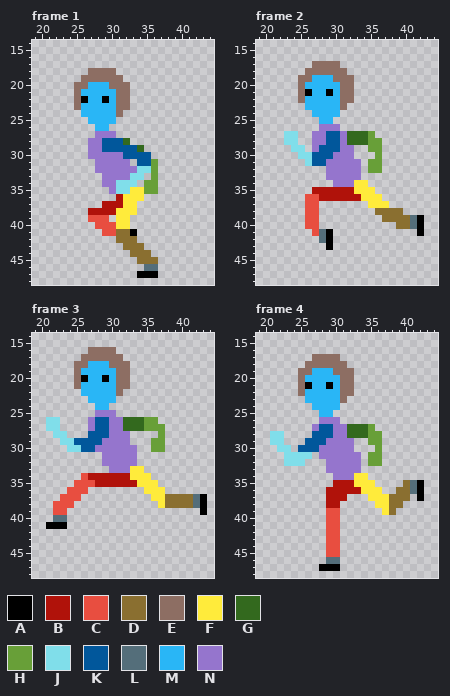
Pixel-art file, stored at The Fallen Guardian/Assets/Art/Characters/Player/Move/Player_Move_Left.aseprite. The picture above is the old version.
64x64 pixels, 8 frames. Shown: frame 1: x 19..44, y 14..48; frame 2: x 19..44, y 14..48; frame 3: x 19..44, y 14..48; frame 4: x 19..44, y 14..48. The commit also changed other frames, which this record leaves out.
Palette (. is transparent): A #000000  B #b0120a  C #e84e40  D #8a6f30  E #8d6e63  F #ffeb3b  G #33691e  H #689f38  J #80deea  K #01579b  L #546e7a  M #29b6f6  N #9575cd
And afterwards:
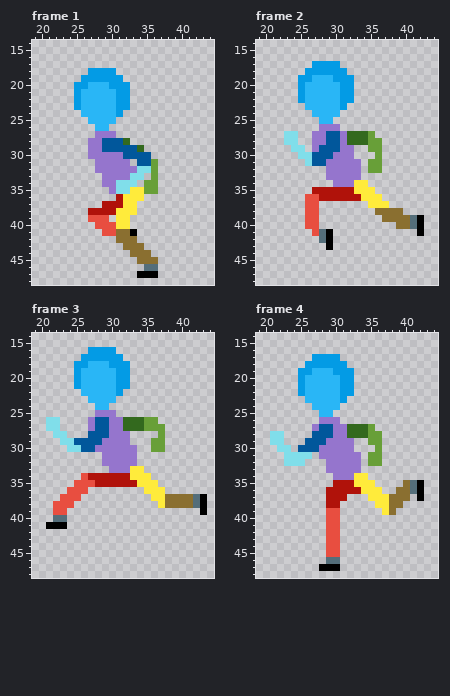
Difference:
layer "Eyes/Eyes 0" now hidden
layer "Hair/Hair 1" now hidden
colour E: #8d6e63 -> #039be5
Frame 1:
y 22: x 26 A -> M; x 29 A -> M
Frame 2:
y 21: x 26 A -> M; x 29 A -> M
Frame 3:
y 20: x 26 A -> M; x 29 A -> M
Frame 4: the same change as frame 2
Boxes around the changes in both pictures, in picture pixels (x1, y1, x2, y2):
changed: (74, 68, 130, 117)
changed: (298, 61, 354, 110)
changed: (74, 347, 130, 396)
changed: (298, 354, 354, 403)
